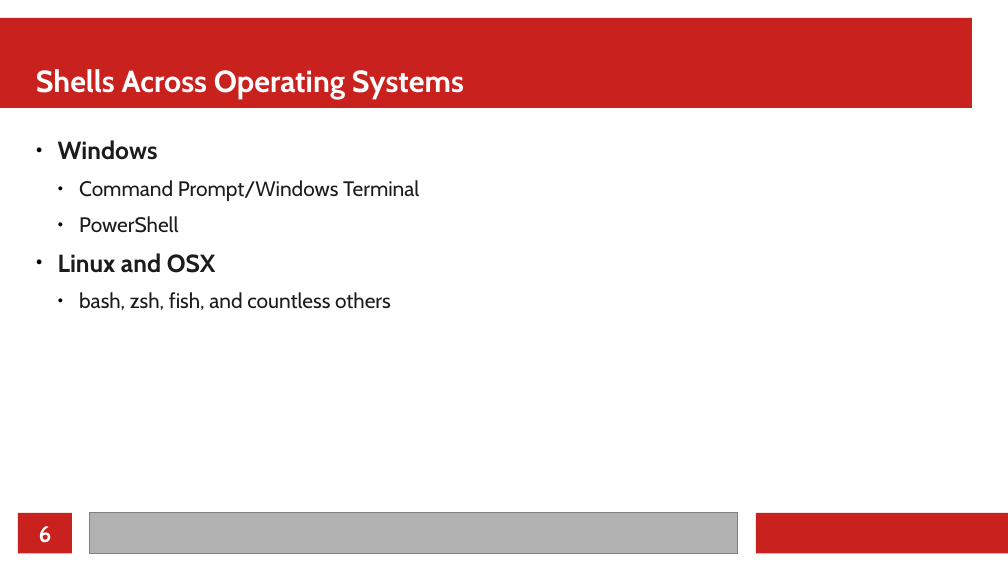
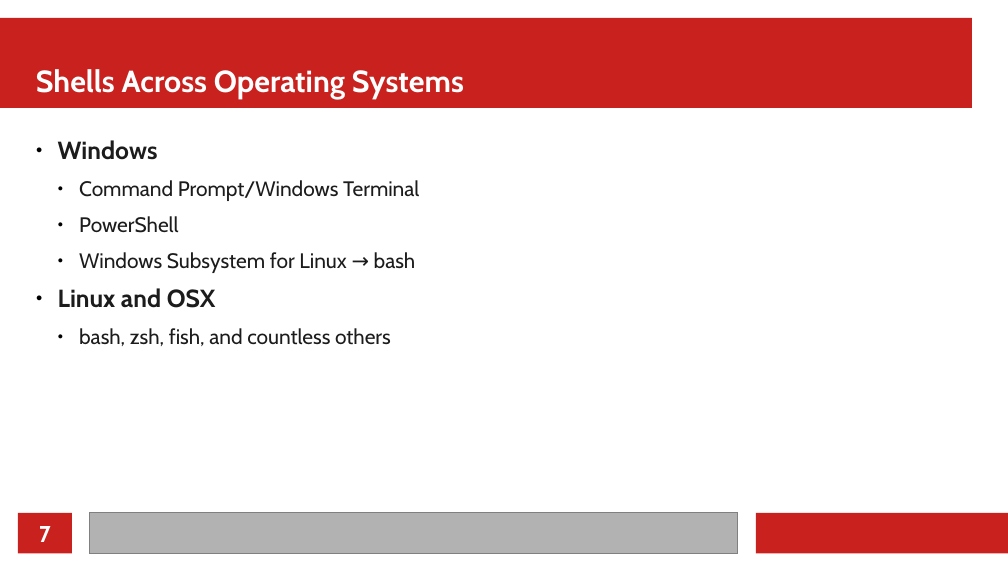
Before and after one commit to MarkusG/UCI-Slides, a slide deck: slide 7 of CLI.odp (slide 6 before the commit). Drawn at 1008x567 pixels with LibreOffice and Linux fonts; fonts in the diff are those of the drawing. Boxes give left, top, right and bottom in pixels: in the first picture for what was removed or moved away, otherwise in the second. Text is boxed around its words. In the diff, an @@ line names an element or a change of style, - is before the commit and + after.

```diff
--- a/CLI.odp
+++ b/CLI.odp
@@ text at [79, 252, 416, 273]: paragraph added @@
+  ● Windows Subsystem for Linux → bash
@@ page number at [39, 526, 51, 542]: text changed @@
-6
+7
```
Also in this commit, not shown: 2 slides added, 1 other file.
